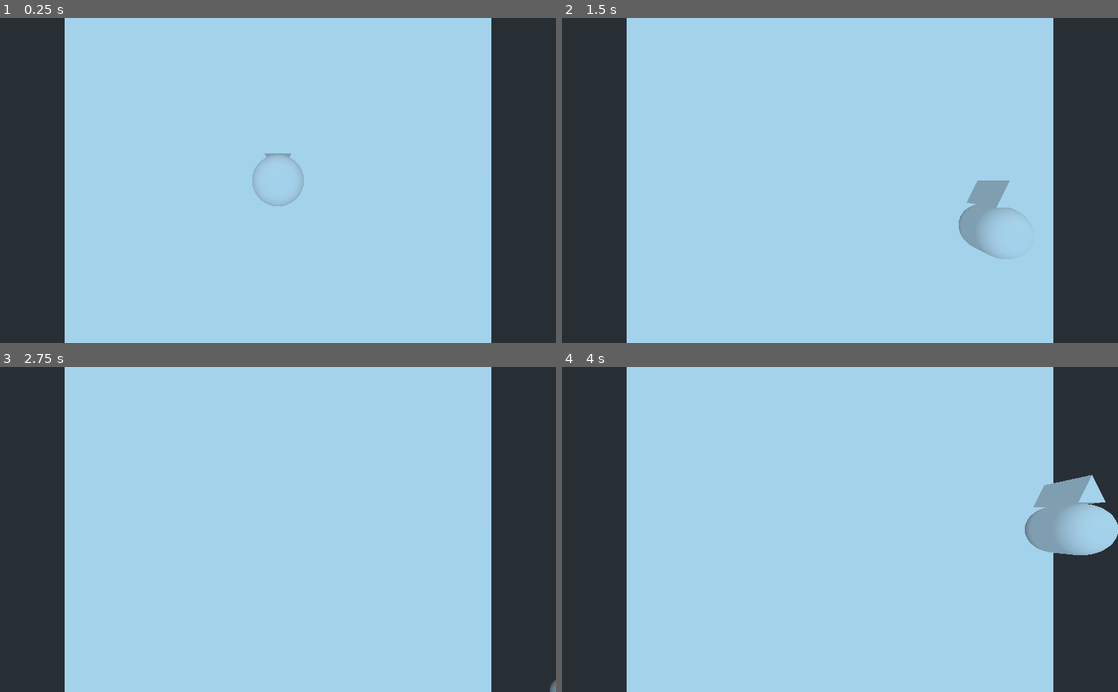
Above: before the commit, frames 1-4 (two rows, left to right).
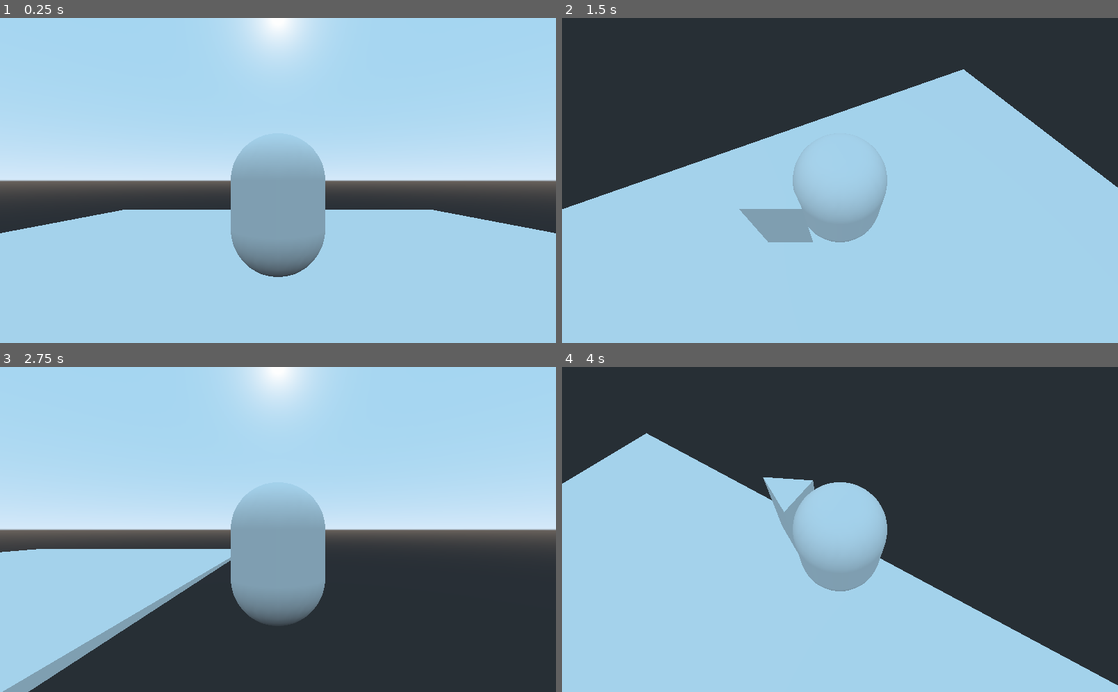
Above: after the commit, the same moments.

Repository: neofre10/Sus
Game: Godot game, scene res://Scenes/Test_Room.tscn
Same seed, same stepped clock (60 frames per second), same inputs: the game is played once before the commit and once after it.
Inputs (mouse positions are in pixels of both pictures, inside the frame that each line leads up to):
- Up to frame 1 (0.25 s): no input
- Up to frame 2 (1.5 s): tap Enter at 0.5 s; move the mouse to (962, 164) at 0.52 s; hold Right (ui_right) 0.53-1.28 s; tap S (ui_down_cam, bound only after the commit) at 0.6 s; tap A (ui_left_cam, bound only after the commit) at 0.8, 1.35 s; move the mouse to (728, 196) at 1.27 s; hold Down (ui_down) from 1.28 s (still down)
- Up to frame 3 (2.75 s): tap D (ui_right_cam, bound only after the commit) at 1.55, 2.1 s; move the mouse to (333, 458) at 2.02 s; release Down (ui_down) at 2.03 s; hold Right (ui_right) from 2.03 s (still down); tap W (ui_up_cam, bound only after the commit) at 2.3 s
- Up to frame 4 (4 s): move the mouse to (812, 594) at 2.77 s; release Right (ui_right) at 2.78 s; hold Up (ui_up) 2.78-3.53 s; tap W (ui_up_cam, bound only after the commit) at 2.85 s; tap S (ui_down_cam, bound only after the commit) at 3.05, 3.6 s; move the mouse to (1006, 578) at 3.52 s; hold Left (ui_left) from 3.53 s (still down); tap A (ui_left_cam, bound only after the commit) at 3.8 s

The runs differ from the first frame. In frame 1, 40% of the frame differs, in the area x 0-100%, y 0-100%; in frame 2, 40%; in frame 3, 59%; in frame 4, 51%.

Commit message:
Cycle1: Day 2
Edited rotation of the player camera

Diff:
--- /dev/null
+++ b/Project Overture/Player/Camera_Gimbal.tscn
@@ -0,0 +1,11 @@
+[gd_scene load_steps=2 format=2]
+
+[ext_resource path="res://Scripts/Player_Camera.gd" type="Script" id=1]
+
+[node name="Camera_Gimbal" type="Spatial"]
+script = ExtResource( 1 )
+
+[node name="Inner_Gimbal" type="Spatial" parent="."]
+
+[node name="Camera" type="Camera" parent="Inner_Gimbal"]
+transform = Transform( 1, 0, 0, 0, 1, 0, 0, 0, 1, 0, 0, 5 )
--- a/Project Overture/Scenes/Test_Room.tscn
+++ b/Project Overture/Scenes/Test_Room.tscn
@@ -1,7 +1,7 @@
 [gd_scene load_steps=4 format=2]
 
 [ext_resource path="res://Player/Player.tscn" type="PackedScene" id=1]
-[ext_resource path="res://Scripts/Player_Camera.gd" type="Script" id=2]
+[ext_resource path="res://Player/Camera_Gimbal.tscn" type="PackedScene" id=2]
 
 [sub_resource type="CubeMesh" id=1]
 
@@ -14,6 +14,5 @@
 
 [node name="Spatial" parent="." instance=ExtResource( 1 )]
 
-[node name="Camera" type="Camera" parent="."]
-transform = Transform( 1, 0, 0, 0, -4.37114e-08, 1, 0, -1, -4.37114e-08, 0, 11, 0 )
-script = ExtResource( 2 )
+[node name="Camera_Gimbal" parent="Spatial" instance=ExtResource( 2 )]
+transform = Transform( 1, 0, 0, 0, 1, 0, 0, 0, 1, 0, 2, 0 )
--- a/Project Overture/Scripts/Player.gd
+++ b/Project Overture/Scripts/Player.gd
@@ -1,5 +1,6 @@
 extends KinematicBody
 
+export var gravity = 9.81
 export var speed = 1
 export var acceleration = 0.5
 export var max_speed = 10
@@ -31,6 +32,7 @@
 		if speed > max_speed:
 			speed = max_speed
 
+
 	var fwd = Vector3(global_transform.basis.z) * input.z * speed
 	var strafe = Vector3(global_transform.basis.x) * input.x * speed
 
--- a/Project Overture/Scripts/Player_Camera.gd
+++ b/Project Overture/Scripts/Player_Camera.gd
@@ -1,4 +1,4 @@
-extends Camera
+extends Spatial
 
 
 # Declare member variables here. Examples:
@@ -6,9 +6,21 @@
 # var b = "text"
 
 func get_input():
+	if Input.is_action_just_pressed("ui_left_cam"):
+		rotate_y(-45)
+
+	elif Input.is_action_just_pressed("ui_right_cam"):
+		rotate_y(45)
+
+	elif Input.is_action_just_pressed("ui_up_cam"):
+		rotate_x(45)
+
+	elif Input.is_action_just_pressed("ui_down_cam"):
+		rotate_x(-45)
 	pass
 
 func _physics_process(delta):
+	get_input()
 	pass
 # Called when the node enters the scene tree for the first time.
 func _ready():
--- a/Project Overture/project.godot
+++ b/Project Overture/project.godot
@@ -18,6 +18,73 @@
 run/main_scene="res://Scenes/Test_Room.tscn"
 config/icon="res://icon.png"
 
+[input]
+
+ui_left={
+"deadzone": 0.5,
+"events": [ Object(InputEventKey,"resource_local_to_scene":false,"resource_name":"","device":0,"alt":false,"shift":false,"control":false,"meta":false,"command":false,"pressed":false,"scancode":16777231,"unicode":0,"echo":false,"script":null)
+, Object(InputEventJoypadButton,"resource_local_to_scene":false,"resource_name":"","device":0,"button_index":14,"pressure":0.0,"pressed":false,"script":null)
+ ]
+}
+ui_right={
+"deadzone": 0.5,
+"events": [ Object(InputEventKey,"resource_local_to_scene":false,"resource_name":"","device":0,"alt":false,"shift":false,"control":false,"meta":false,"command":false,"pressed":false,"scancode":16777233,"unicode":0,"echo":false,"script":null)
+, Object(InputEventJoypadButton,"resource_local_to_scene":false,"resource_name":"","device":0,"button_index":15,"pressure":0.0,"pressed":false,"script":null)
+ ]
+}
+ui_up={
+"deadzone": 0.5,
+"events": [ Object(InputEventKey,"resource_local_to_scene":false,"resource_name":"","device":0,"alt":false,"shift":false,"control":false,"meta":false,"command":false,"pressed":false,"scancode":16777232,"unicode":0,"echo":false,"script":null)
+, Object(InputEventJoypadButton,"resource_local_to_scene":false,"resource_name":"","device":0,"button_index":12,"pressure":0.0,"pressed":false,"script":null)
+ ]
+}
+ui_down={
+"deadzone": 0.5,
+"events": [ Object(InputEventKey,"resource_local_to_scene":false,"resource_name":"","device":0,"alt":false,"shift":false,"control":false,"meta":false,"command":false,"pressed":false,"scancode":16777234,"unicode":0,"echo":false,"script":null)
+, Object(InputEventJoypadButton,"resource_local_to_scene":false,"resource_name":"","device":0,"button_index":13,"pressure":0.0,"pressed":false,"script":null)
+ ]
+}
+ui_mleft={
+"deadzone": 0.5,
+"events": [ Object(InputEventMouseButton,"resource_local_to_scene":false,"resource_name":"","device":0,"alt":false,"shift":false,"control":false,"meta":false,"command":false,"button_mask":0,"position":Vector2( 0, 0 ),"global_position":Vector2( 0, 0 ),"factor":1.0,"button_index":1,"pressed":false,"doubleclick":false,"script":null)
+ ]
+}
+ui_mright={
+"deadzone": 0.5,
+"events": [ Object(InputEventMouseButton,"resource_local_to_scene":false,"resource_name":"","device":0,"alt":false,"shift":false,"control":false,"meta":false,"command":false,"button_mask":0,"position":Vector2( 0, 0 ),"global_position":Vector2( 0, 0 ),"factor":1.0,"button_index":2,"pressed":false,"doubleclick":false,"script":null)
+ ]
+}
+ui_mmiddle_up={
+"deadzone": 0.5,
+"events": [ Object(InputEventKey,"resource_local_to_scene":false,"resource_name":"","device":0,"alt":false,"shift":false,"control":false,"meta":false,"command":false,"pressed":false,"scancode":87,"unicode":0,"echo":false,"script":null)
+ ]
+}
+ui_mmiddle_down={
+"deadzone": 0.5,
+"events": [ Object(InputEventKey,"resource_local_to_scene":false,"resource_name":"","device":0,"alt":false,"shift":false,"control":false,"meta":false,"command":false,"pressed":false,"scancode":83,"unicode":0,"echo":false,"script":null)
+ ]
+}
+ui_up_cam={
+"deadzone": 0.5,
+"events": [ Object(InputEventKey,"resource_local_to_scene":false,"resource_name":"","device":0,"alt":false,"shift":false,"control":false,"meta":false,"command":false,"pressed":false,"scancode":87,"unicode":0,"echo":false,"script":null)
+ ]
+}
+ui_down_cam={
+"deadzone": 0.5,
+"events": [ Object(InputEventKey,"resource_local_to_scene":false,"resource_name":"","device":0,"alt":false,"shift":false,"control":false,"meta":false,"command":false,"pressed":false,"scancode":83,"unicode":0,"echo":false,"script":null)
+ ]
+}
+ui_left_cam={
+"deadzone": 0.5,
+"events": [ Object(InputEventKey,"resource_local_to_scene":false,"resource_name":"","device":0,"alt":false,"shift":false,"control":false,"meta":false,"command":false,"pressed":false,"scancode":65,"unicode":0,"echo":false,"script":null)
+ ]
+}
+ui_right_cam={
+"deadzone": 0.5,
+"events": [ Object(InputEventKey,"resource_local_to_scene":false,"resource_name":"","device":0,"alt":false,"shift":false,"control":false,"meta":false,"command":false,"pressed":false,"scancode":68,"unicode":0,"echo":false,"script":null)
+ ]
+}
+
 [rendering]
 
 environment/default_environment="res://default_env.tres"
